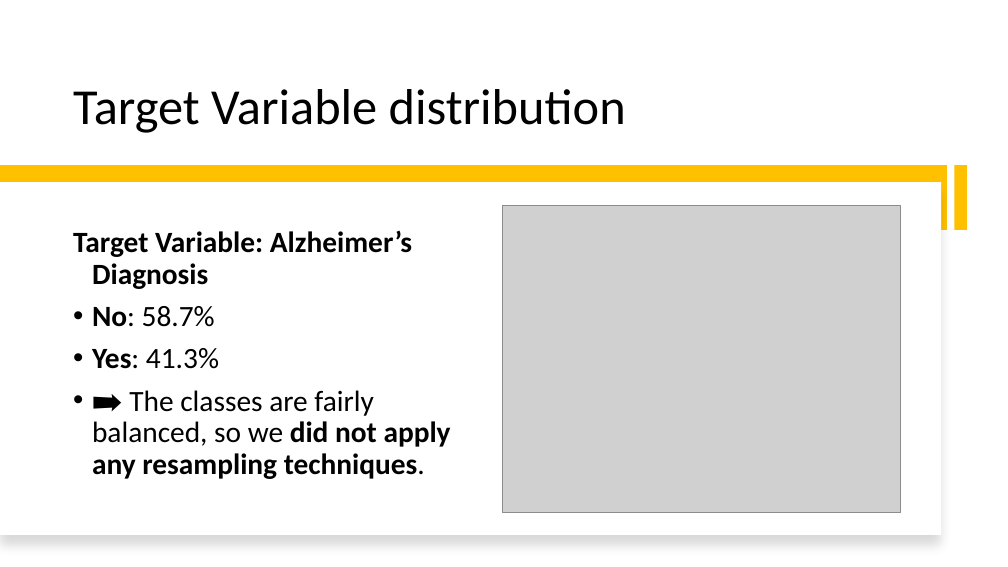
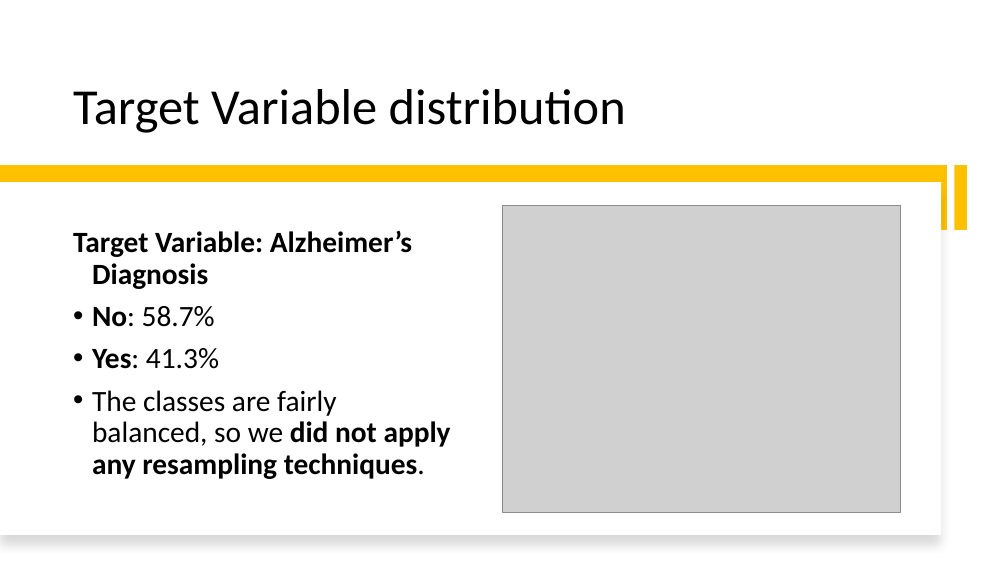
Before and after one commit to ileontios03/EPL448_Project, a slide deck: slide 6 of presentation.pptx. Drawn at 1008x567 pixels with LibreOffice and Linux fonts; fonts in the diff are those of the drawing; grey boxes stand for pictures. Boxes give left, top, right and bottom in pixels: in the first picture for what was removed or moved away, otherwise in the second. Text is boxed around its words. In the diff, an @@ line names an element or a change of style, - is before the commit and + after.

```diff
--- a/presentation.pptx
+++ b/presentation.pptx
@@ text at (x1=92, y1=390, x2=451, y2=479): text changed; bold on @@
-• ➡️ The classes are fairly balanced, so we did not apply any resampling techniques.
+• The classes are fairly balanced, so we did not apply any resampling techniques.
```
Also in this commit, not shown: 4 other slides changed, 2 slides added.
